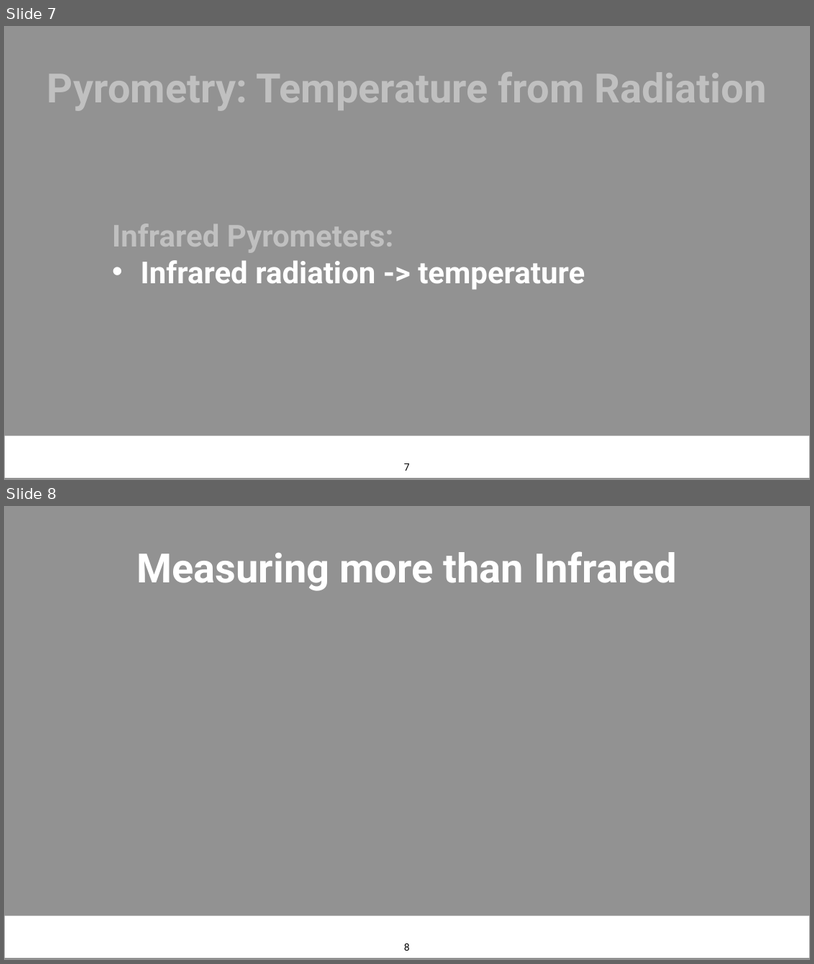
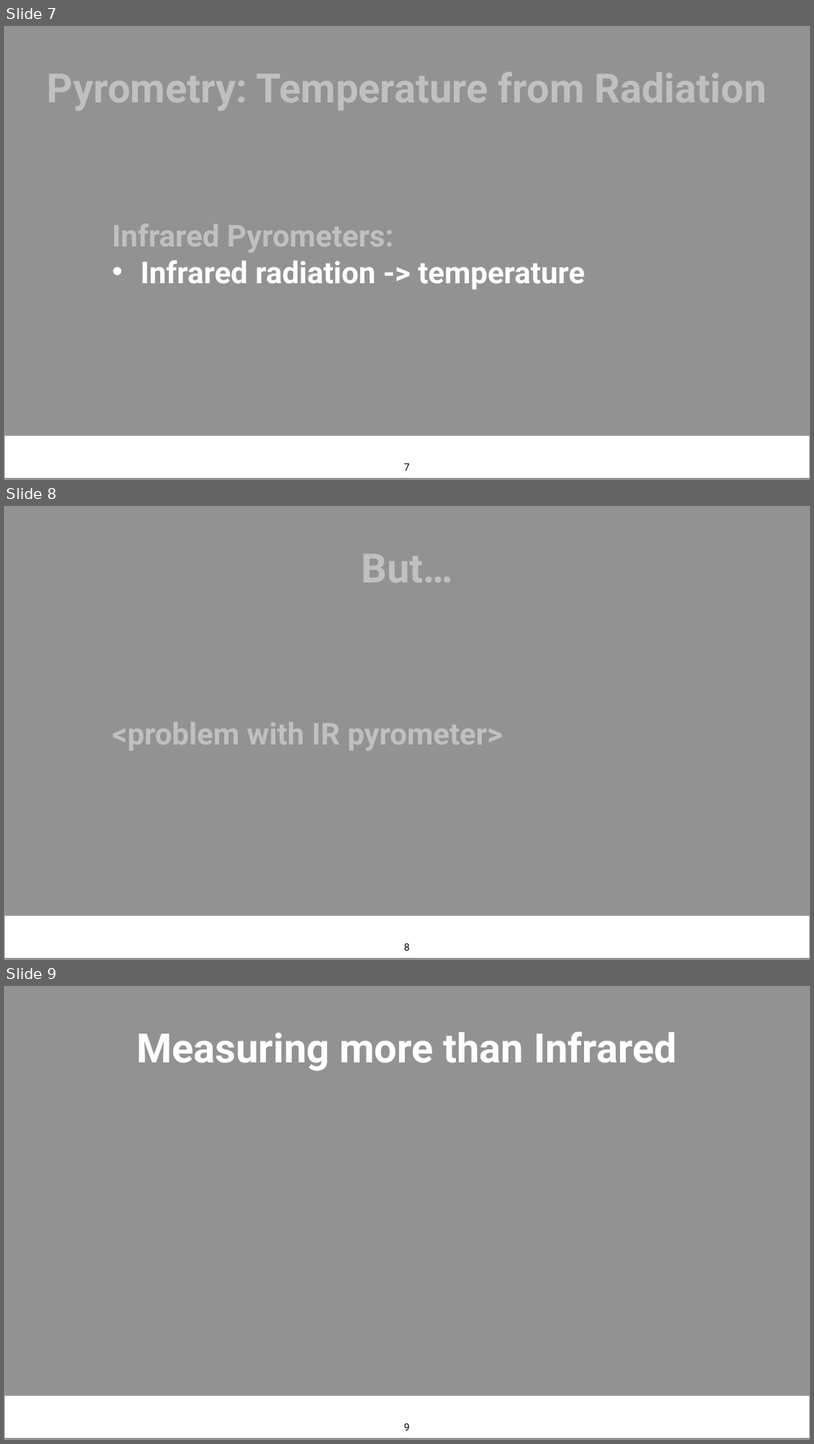
Before and after one commit to NamanJParikh/reu2024-hyperspectral-camera, a slide deck: presentation/REU Presentation (2024) template.pptx. Shown one above the other, each under a label of ours: slides 7 and 8 before the commit, slides 7, 8 and 9 after it. The pictures are 814x964 and 814x1444 pixels, drawn with LibreOffice and Linux fonts; fonts in the diff are those of the drawing; background and template pictures are left out. Boxes give left, top, right and bottom in pixels: in the first picture for what was removed or moved away, otherwise in the second. Text is boxed around its words. In the diff, an @@ line names an element or a change of style, - is before the commit and + after.

```diff
--- a/presentation/REU Presentation (2024) template.pptx
+++ b/presentation/REU Presentation (2024) template.pptx
@@ slide 8 added at [4, 506, 810, 960], background #929292; not listed: 1 template element that a slide beside it also shows @@
@@ text added at [361, 554, 453, 582], 96 pt, text #C0C0C0, bold @@
+But…
@@ text added at [112, 722, 503, 751], 72 pt, text #C0C0C0, bold @@
+<problem with IR pyrometer>
@@ page number added at [404, 943, 410, 950], 24 pt, text #000000 @@
+8
@@ what was slide 8 is now slide 9 @@
@@ page number at [404, 1423, 410, 1430]: text changed @@
-8
+9
```
Also in this commit, not shown: 1 slide changed, 1 other slide added.
